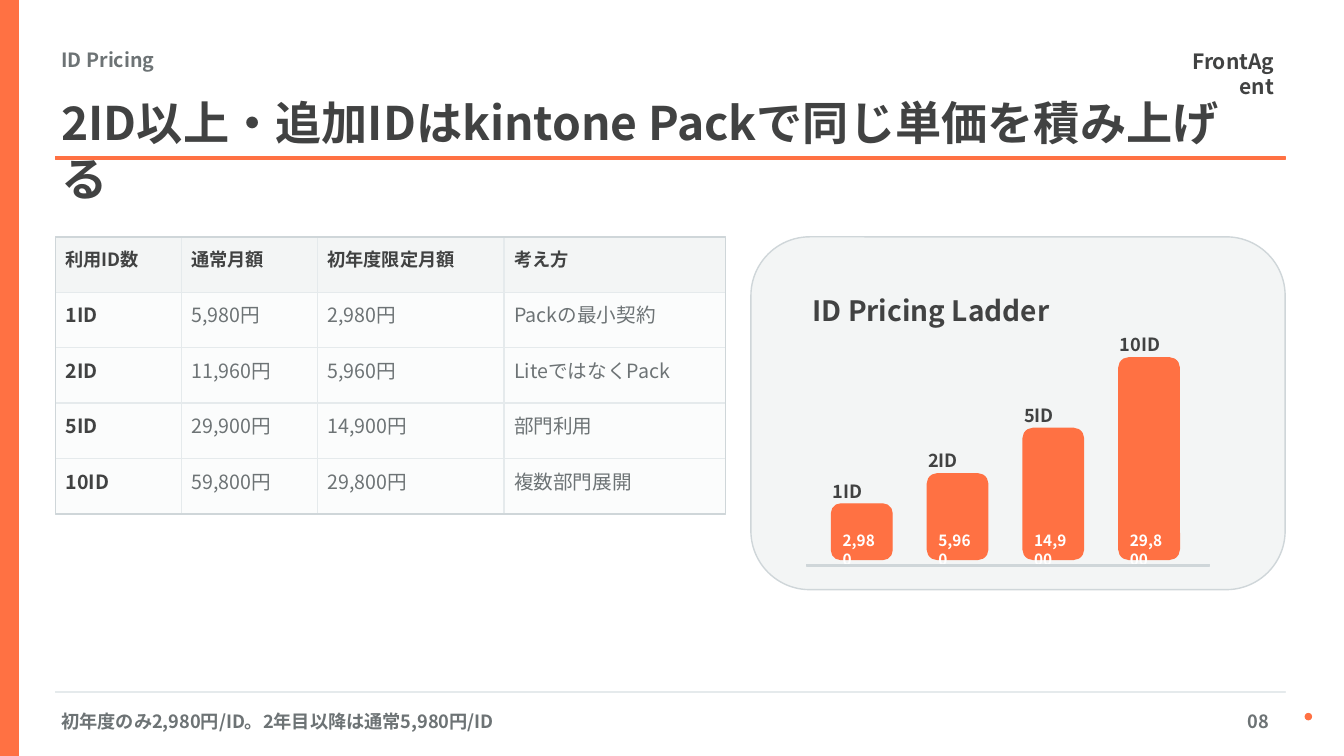
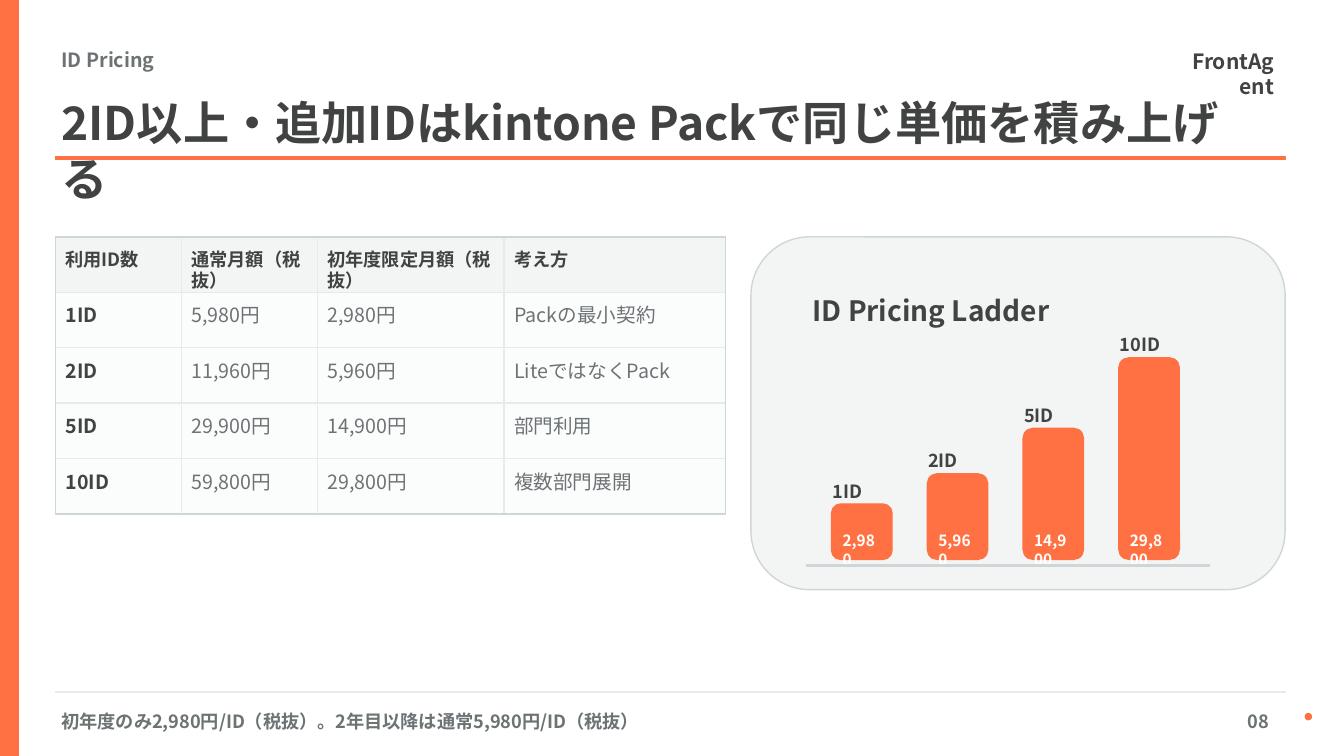
Before and after one commit to zumizumi-3/zumi-dev-lab, a slide deck: slide 8 of deck-system/decks/umee-sbcs-kintone-plan/exports/umee-sbcs-kintone-plan-editable.pptx. Drawn at 1344x756 pixels with LibreOffice and Linux fonts; fonts in the diff are those of the drawing. Boxes give left, top, right and bottom in pixels: in the first picture for what was removed or moved away, otherwise in the second. Text is boxed around its words. In the diff, an @@ line names an element or a change of style, - is before the commit and + after.

```diff
--- a/deck-system/decks/umee-sbcs-kintone-plan/exports/umee-sbcs-kintone-plan-editable.pptx
+++ b/deck-system/decks/umee-sbcs-kintone-plan/exports/umee-sbcs-kintone-plan-editable.pptx
@@ text at [191, 250, 300, 289]: text changed @@
-通常月額
+通常月額（税抜）
@@ text at [328, 250, 491, 289]: text changed @@
-初年度限定月額
+初年度限定月額（税抜）
@@ text at [61, 712, 638, 732]: text changed @@
-初年度のみ2,980円/ID。2年目以降は通常5,980円/ID
+初年度のみ2,980円/ID（税抜）。2年目以降は通常5,980円/ID（税抜）
```
Also in this commit, not shown: 6 other slides changed, 31 other files.
